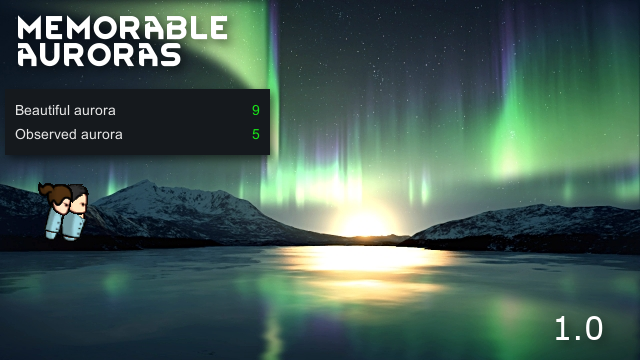
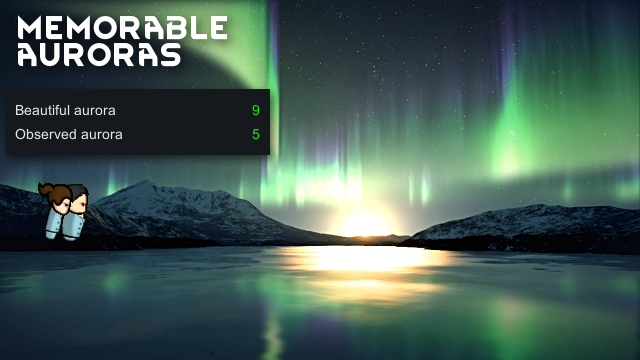
Comparing the layer stacks of the two w=640, h=360 images. Changes:
hid "RWVer copy" over [555, 314, 613, 351]
